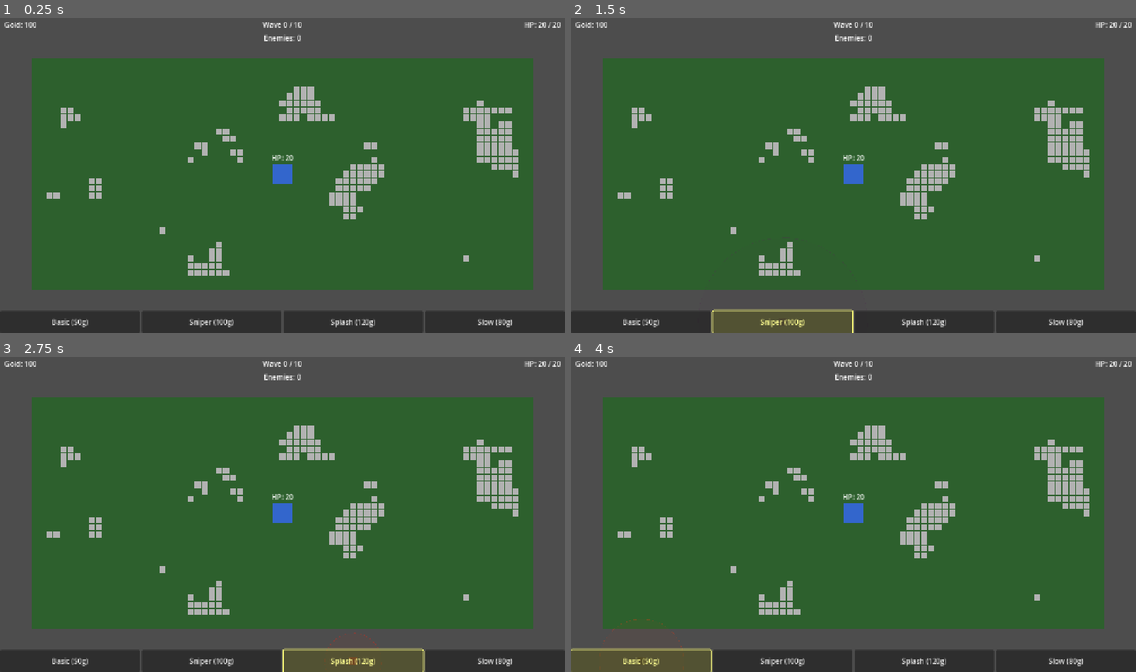
Above: before the commit, frames 1-4 (two rows, left to right).
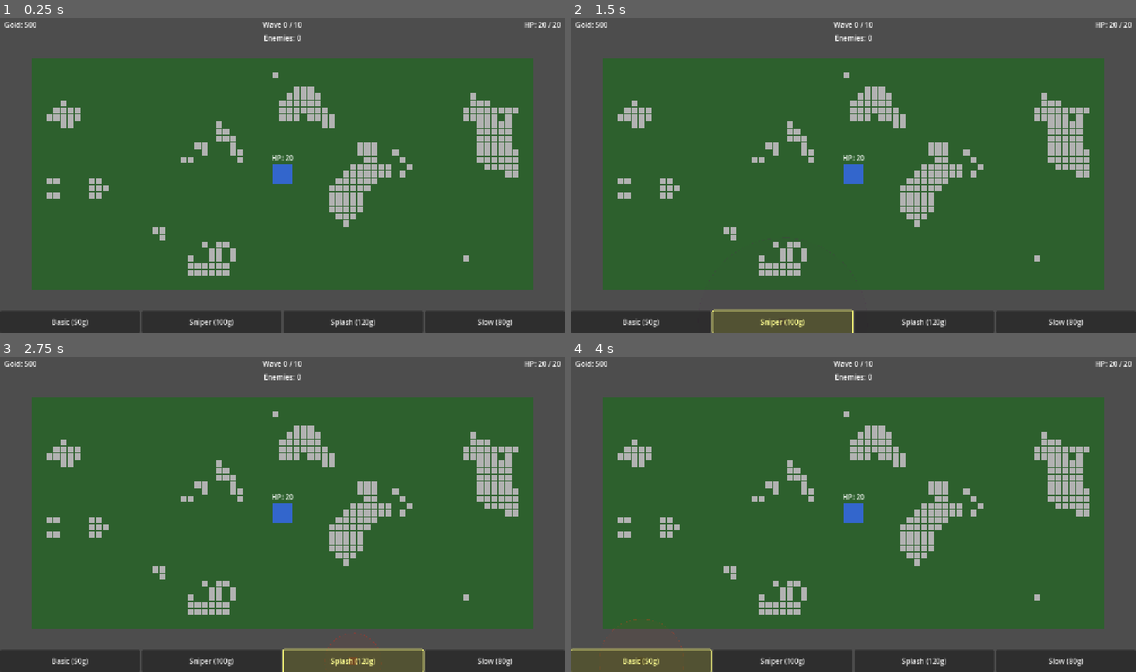
Above: after the commit, the same moments.

Repository: 3dw4rd1/OC_Tower_defense
Game: Godot game, scene res://scenes/levels/main.tscn
The game is run twice, just before and just after one commit, with the same random seed, the same clock (stepped at 60 frames per second) and the same inputs.
Inputs:
- Up to frame 1 (0.25 s): no input
- Up to frame 2 (1.5 s): click "Basic (50g)" at 0.5 s; click "Sniper (100g)" at 1.25 s
- Up to frame 3 (2.75 s): click "Splash (120g)" at 2 s
- Up to frame 4 (4 s): click "Slow (80g)" at 2.75 s; click "Basic (50g)" at 3.5 s

The runs differ from the first frame. In frame 1, 1.1% of the frame differs, in the area x 4-92%, y 1-80%; in frame 2, 1.1%; in frame 3, 1.1%; in frame 4, 1.1%.

Commit message:
feat: +15% rocks, 500g start, 25 waves with difficulty scaling

Diff:
--- a/game/scripts/autoloads/GameManager.gd
+++ b/game/scripts/autoloads/GameManager.gd
@@ -14,12 +14,12 @@
 signal game_over
 signal victory
 
-const TOTAL_WAVES: int = 10
+const TOTAL_WAVES: int = 25
 
 var state: GameState = GameState.SETUP
 var current_wave: int = 0
 var base_hp: int = 20
-var gold: int = 100
+var gold: int = 500
 
 
 func add_gold(amount: int) -> void:
--- a/game/scripts/autoloads/TerrainManager.gd
+++ b/game/scripts/autoloads/TerrainManager.gd
@@ -8,7 +8,7 @@
 
 # Noise parameters — adjust OBSTACLE_THRESHOLD to tune coverage (~10% of full grid)
 const NOISE_FREQUENCY: float = 0.10
-const OBSTACLE_THRESHOLD: float = 0.25  # Perlin values above this become obstacle tiles
+const OBSTACLE_THRESHOLD: float = 0.22  # Perlin values above this become obstacle tiles
 # Tiles within this Chebyshev radius of the base are always kept clear
 const BASE_CLEAR_RADIUS: int = 5
 
--- a/game/scripts/autoloads/WaveManager.gd
+++ b/game/scripts/autoloads/WaveManager.gd
@@ -18,6 +18,21 @@
 	{"basic": 10, "fast": 6},
 	{"tank": 4, "fast": 8},
 	{"basic": 10, "fast": 10, "tank": 6},
+	{"basic": 15, "fast": 8},
+	{"fast": 10, "tank": 5},
+	{"basic": 12, "fast": 8, "tank": 4},
+	{"fast": 12, "tank": 8},
+	{"basic": 20, "fast": 10, "tank": 8},
+	{"fast": 15, "tank": 6},
+	{"basic": 10, "fast": 15, "tank": 5},
+	{"fast": 10, "tank": 12},
+	{"basic": 15, "fast": 12, "tank": 10},
+	{"basic": 25, "fast": 15, "tank": 10},
+	{"fast": 15, "tank": 10},
+	{"basic": 20, "fast": 20, "tank": 8},
+	{"fast": 20, "tank": 15},
+	{"basic": 25, "fast": 20, "tank": 15},
+	{"basic": 30, "fast": 25, "tank": 20},
 ]
 
 const ENEMY_SCENES: Dictionary = {
@@ -86,6 +101,12 @@
 		return
 	var packed: PackedScene = load(scene_path)
 	var enemy: Node2D = packed.instantiate() as Node2D
+	if GameManager.current_wave > 10:
+		var multiplier_steps: int = GameManager.current_wave - 10
+		var speed_mult: float = pow(1.05, multiplier_steps)
+		var hp_mult: float = pow(1.10, multiplier_steps)
+		enemy.speed *= speed_mult
+		enemy._hp = int(enemy._hp * hp_mult)
 	enemy.position = _get_random_edge_position()
 	_enemies_parent.add_child(enemy)
 	_alive_count += 1
